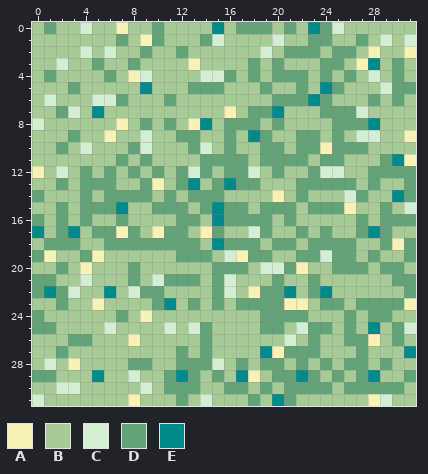
Pixel-art sprite: Touhou-Station-Game-Jam-2020/Assets/Sprites/Environment/GroundTexture.png. The picture above was drawn from the file before the commit.
The file is 32x32 pixels.
Palette (. is transparent): A #f7f3b7  B #a6cb96  C #d3eed3  D #62a477  E #008b8b
Pixels before, first column x 0:
 0 BDBBCBBABBDBBBBEBDDDBDBEDCBBBBBB
 1 BBBBBBBDBADBBBDCBBBBCBBDDBBDBCBC
 2 BBBBCBCBBDBBDBBBBBBCBDDDBDDBABBA
 3 BBCBBDBBDBBBBABBBBDBDBBBDDBAEBDB
 4 BDBBBBDBACBBBBCCDBDBDDDBDBDBCBDB
 5 BBBDBBBBBEBBBDDDBBBDBBDBEDBBBCDD
 6 BCBBBCCDBBBDBBBBBBBBDDDEDBBBDBDB
 7 BBDCBEBBBBBBBBBBABDDEBBBDDDCBBBB
 8 CBBBBBBABDBDBAEBDDDBDBBBBDDDEBBB
 9 BBBDBBABBCBBDDBBDBEDBBDDBDBCCBBA
10 BBDBCBBBDCBBBDCBDBBDDBDDADDDBBBB
11 BBBBBBBDBDBBBBDDDDBDDDDBDDBBBDEA
12 ABCBDBDBDBDBDCDBDDCBDBBDCCBBDDDD
13 BBDBDDDBBDABDEBDEDDBBBDDDDDBDBBD
14 DBBBDBDDDDBDBDDDBBBBABDBBBCDBBED
15 BBDBDDDEBBDDDBDEDDBDDDBDDDABBDBC
16 DBDBDBBDBBBBDDBEDDDDBDBBBBBDBDDD
17 EBDEBDDADBADDBADBBCDBBDBDBBDEDBB
18 BDDDBBDDDDDDDDBEDDDBDDBDDDDBBDAD
19 DABBDABBBBBBDDDBCADDBBDDCDDBDBBD
20 BBDBABBBDBBBBBBDDDBCCDABBDDDBDDB
21 DDBBCBBBDBCDDDBDCBBBDBBDBBBBBBDD
22 DEDCBBEBCDDBBBBDCBADDEBDEBBBBBBD
23 BBDBBABBBBDEBDBDBDDDDAABDDBDDDDA
24 DBBBBBBDBABBBBBBBBBDDDDBBBDBDDBB
25 DDBBBBCBBBBCBCDBBBBDDBCDDBDBEBDC
26 BBBDDBBBABBBBBDBBBBBBCBDBBDDABDB
27 BBDBBBBBBBBBDBDBBBBEADDDBBBDBBBE
28 BCBABBBBDDBBDDDCBDBDDBDBDBDDBDBB
29 DDBBBEBBCBBDEDBDBEABDDEDBDBDEBBD
30 BBCCBBBBBCBDDDBBDDBDBDDDDBDDDDDB
31 CBBBBBBBABBBDBCBBBDBEDBBBBBBACBB
And afterwards:
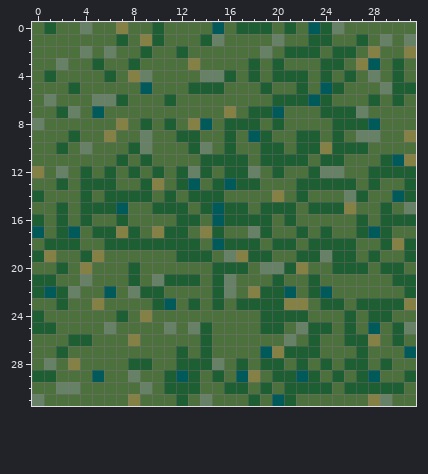
What changed:
colour A: #f7f3b7 -> #858145
colour B: #a6cb96 -> #4c713c
colour C: #d3eed3 -> #668166
colour D: #62a477 -> #1d5f32
colour E: #008b8b -> #005a5a
